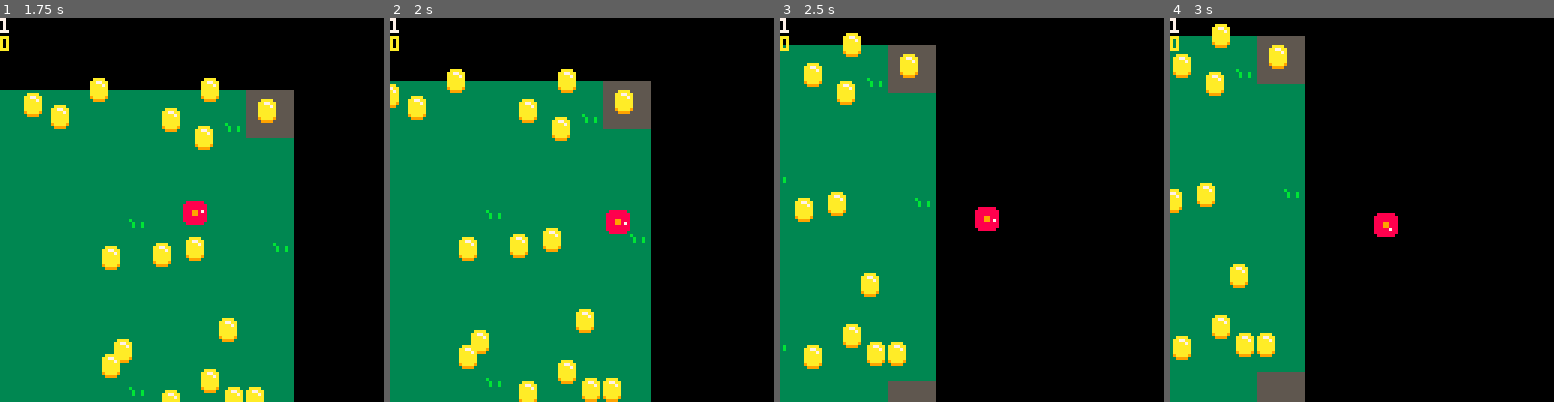
Above: before the commit, frames 1-4 (left to right).
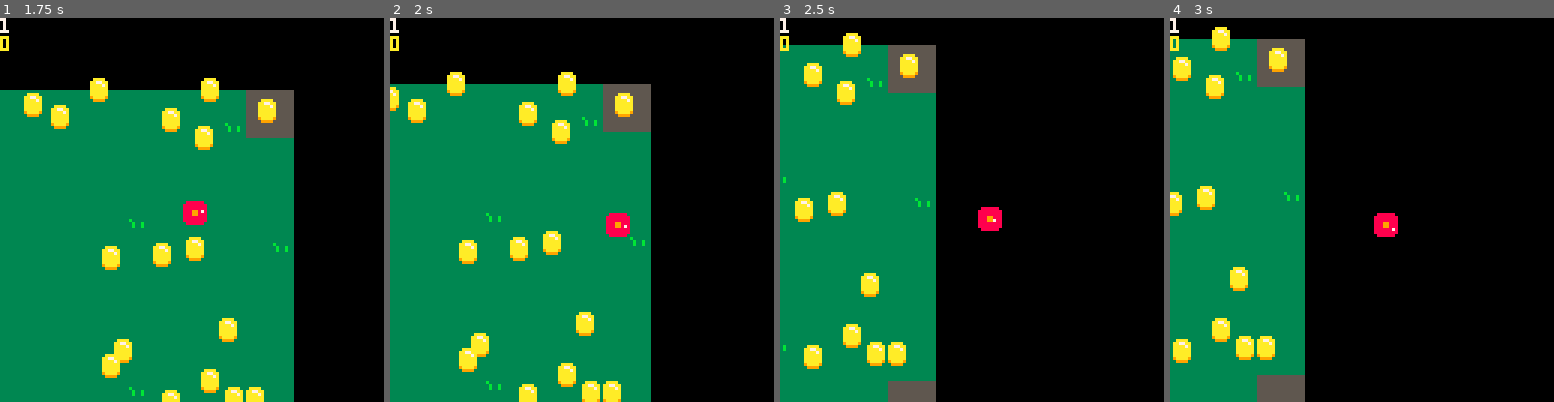
Above: after the commit, the same moments.

Repository: wsasaki01/taxi
Game: PICO-8 cartridge p1/taxi-p1.p8
The game is run twice, just before and just after one commit, with the same random seed, the same clock (stepped at 60 frames per second) and the same inputs.
Inputs:
- Up to frame 1 (1.75 s): tap X (X key) at 0.33, 1.07 s; hold Right from 1.6 s (still down)
- Up to frame 2 (2 s): keep holding Right; tap X (X key) at 1.85 s
- Up to frame 3 (2.5 s): release Right at 2.1 s; hold Up 2.15-2.42 s; hold Right from 2.47 s (still down)
- Up to frame 4 (3 s): keep holding Right; tap X (X key) at 2.97 s

Frame 1 is identical in both runs. In frame 2, 3.1% of the frame differs, in the area x 0-68%, y 13-100%; in frame 3, 0.1%; in frame 4, 2.1%.

Commit message:
Slow turning with coins

Diff:
--- a/p1/main.lua
+++ b/p1/main.lua
@@ -34,8 +34,13 @@
     drive = btn(5) or btn(2)
 
     -- change direction
-    if drive and btn(0) then p.dir-=p.turn end
-    if drive and btn(1) then p.dir+=p.turn end
+    if drive and btn(0) then
+        p.dir-=p.turn
+        p.dir+=0.0005*p.cc
+    elseif drive and btn(1) then
+        p.dir+=p.turn
+        p.dir-=0.0005*p.cc
+    end
 
     -- if driving, accelerate
     if drive then
